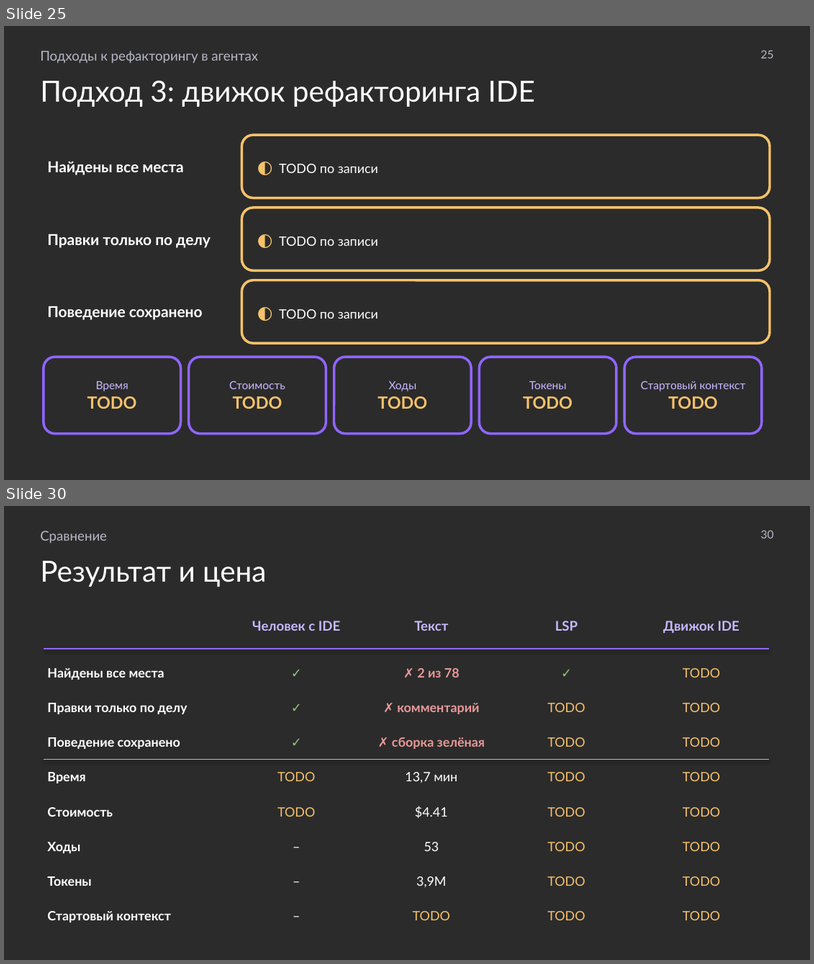
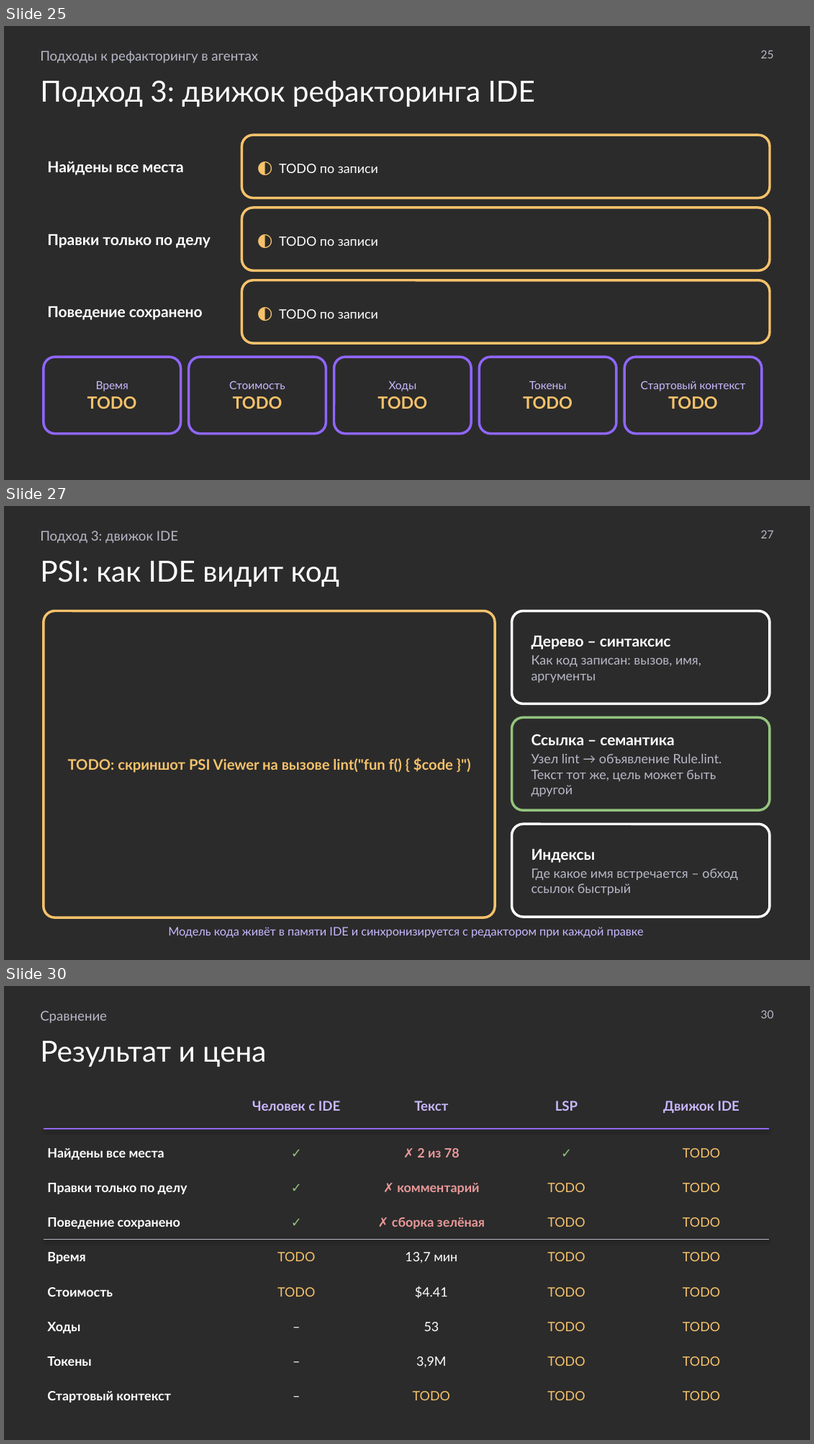
Before and after one commit to MchKosticyn/ide-refactoring-in-ai-agents, a slide deck: Доклад_ Рефакторинг в ИИ-агентах.pptx. Shown one above the other, each under a label of ours: slides 25 and 30 before the commit, slides 25, 27 and 30 after it; the slides between them are not shown. The pictures are 814x964 and 814x1444 pixels, drawn with LibreOffice and Linux fonts; fonts in the diff are those of the drawing; background and template pictures are left out; a plain dark background stands for a picture behind light text. Boxes give left, top, right and bottom in pixels: in the first picture for what was removed or moved away, otherwise in the second. Text is boxed around its words. In the diff, an @@ line names an element or a change of style, - is before the commit and + after.

```diff
--- a/Доклад_ Рефакторинг в ИИ-агентах.pptx
+++ b/Доклад_ Рефакторинг в ИИ-агентах.pptx
@@ slide 27 added at <box>4,506,810,960</box>, background picture (left out) @@
@@ text added at <box>40,530,178,543</box>, 12 pt, text #B8B8C8 @@
+Подход 3: движок IDE
@@ text added at <box>761,530,774,538</box>, 10 pt, text #B8B8C8 @@
+27
@@ text added at <box>40,560,340,587</box>, 26 pt, text #FFFFFF @@
+PSI: как IDE видит код
@@ rounded rectangle added at <box>44,611,495,917</box>, outline #F6C26B 2.25 pt, 13 pt, text #F6C26B, bold @@
+TODO: скриншот PSI Viewer на вызове lint("fun f() { $code }")
@@ rounded rectangle added at <box>512,611,770,703</box>, outline #FFFFFF 2.25 pt, 11.5 pt, text #B8B8C8 @@
+Дерево – синтаксис
+Как код записан: вызов, имя, аргументы
@@ rounded rectangle added at <box>512,717,770,810</box>, outline #93C47D 2.25 pt, 11.5 pt, text #B8B8C8 @@
+Ссылка – семантика
+Узел lint → объявление Rule.lint. Текст тот же, цель может быть другой
@@ rounded rectangle added at <box>512,824,770,916</box>, outline #FFFFFF 2.25 pt, 11.5 pt, text #B8B8C8 @@
+Индексы
+Где какое имя встречается – обход ссылок быстрый
@@ text added at <box>168,926,644,937</box>, 10.5 pt, text #C9B8FF @@
+Модель кода живёт в памяти IDE и синхронизируется с редактором при каждой правке
```
Also in this commit, not shown: 4 slides changed, 1 slide removed, 1 other file.
